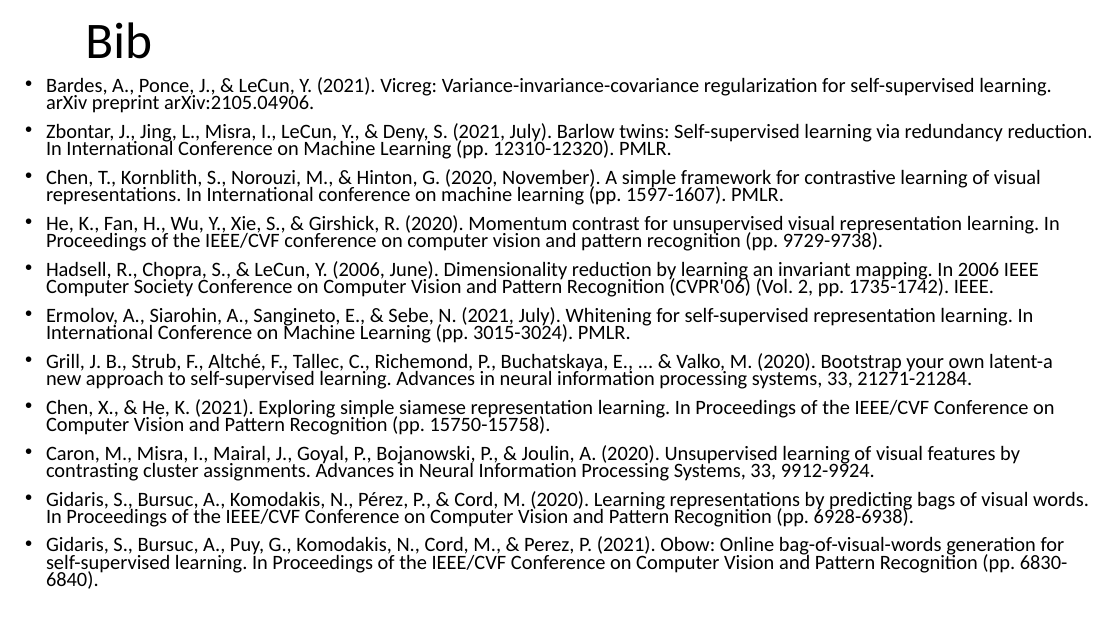
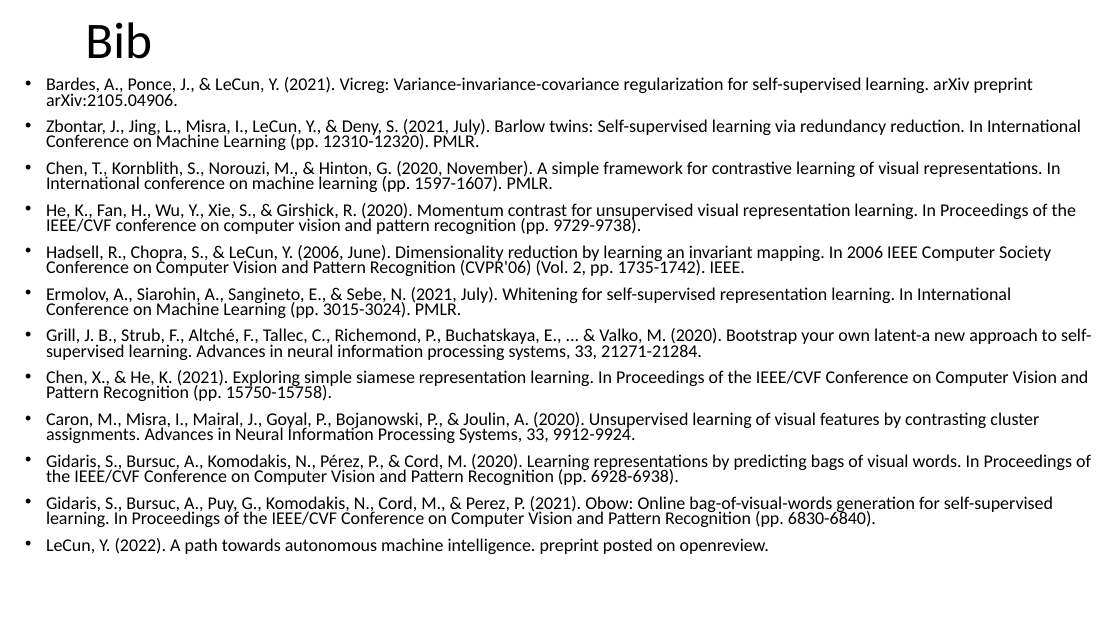
Before and after one commit to Daniel-Chin/3S, a slide deck: slide 28 of notes_slides/VICReg_and_related_works.pptx (slide 24 before the commit). Drawn at 1120x630 pixels with LibreOffice and Linux fonts; fonts in the diff are those of the drawing. Boxes give left, top, right and bottom in pixels: in the first picture for what was removed or moved away, otherwise in the second. Text is boxed around its words. In the diff, an @@ line names an element or a change of style, - is before the commit and + after.

Commit message:
update slides

```diff
--- a/notes_slides/VICReg_and_related_works.pptx
+++ b/notes_slides/VICReg_and_related_works.pptx
@@ text at bbox=[46, 77, 1091, 527]: size 17.5 to 15.4 pt @@
@@ text at bbox=[46, 538, 769, 554]: paragraph added @@
+• LeCun, Y. (2022). A path towards autonomous machine intelligence. preprint posted on openreview.
```
Also in this commit, not shown: 4 slides added.
